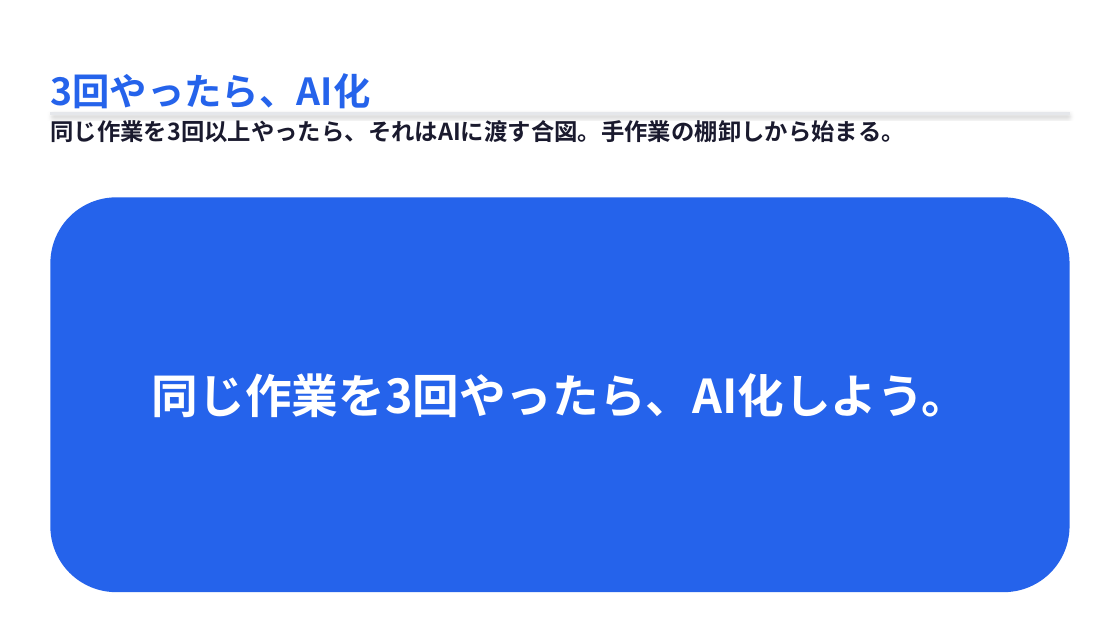
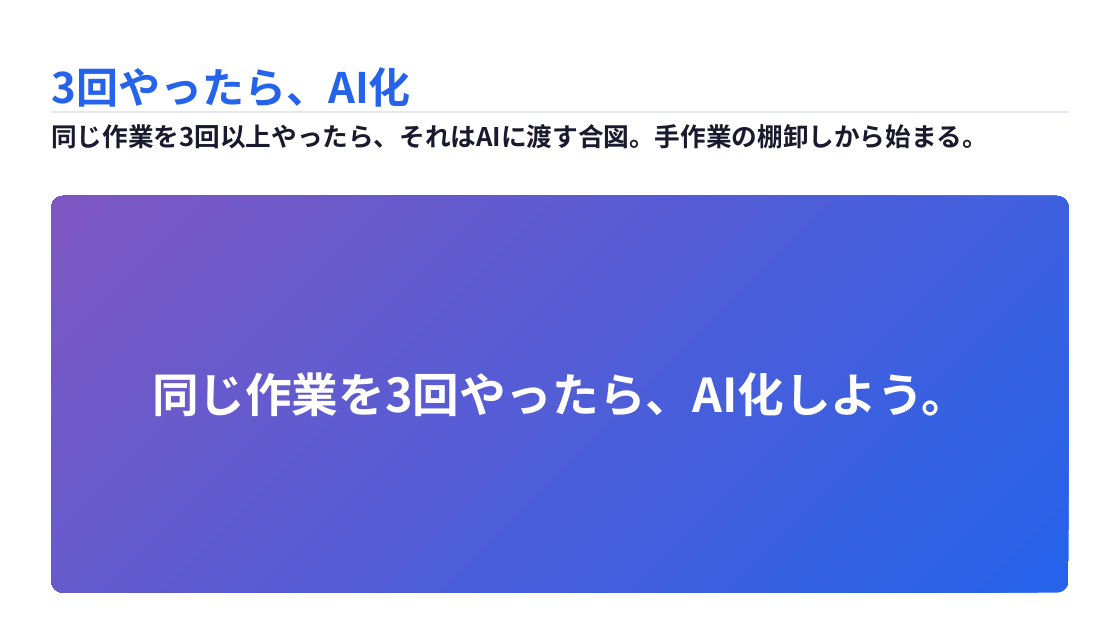
Before and after one commit to masaya-ueki/life-os, a slide deck: slide 7 of domains/presentation/decks/ai-driven-handson/ai-driven-handson.pptx. Drawn at 1120x630 pixels with LibreOffice and Linux fonts; fonts in the diff are those of the drawing. Boxes give left, top, right and bottom in pixels: in the first picture for what was removed or moved away, otherwise in the second. Text is boxed around its words. In the diff, an @@ line names an element or a change of style, - is before the commit and + after.

```diff
--- a/domains/presentation/decks/ai-driven-handson/ai-driven-handson.pptx
+++ b/domains/presentation/decks/ai-driven-handson/ai-driven-handson.pptx
@@ text "3回やったら、AI化" at [51, 67, 411, 107]: size 32 to 36 pt @@
@@ text "同じ作業を3回以上やったら、それはAIに渡す合図。手作業の棚卸しから始まる。" at [51, 124, 988, 149]: size 20 to 22 pt @@
@@ rounded rectangle at [51, 196, 1069, 592]: fill #2563EB to gradient #2563EB to #7E57C2; proportions changed @@
```
Also in this commit, not shown: 18 other slides changed, 5 slides added, 3 slides removed, 2 other files.
